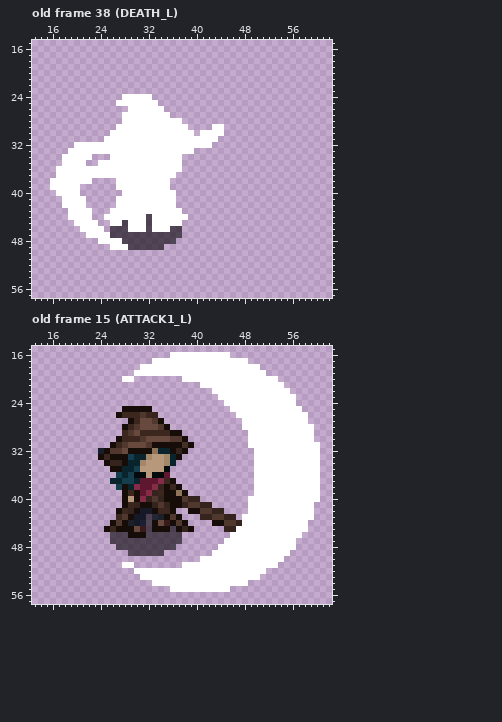
File history of a pixel-art file, Assets/Sprites/Player/Player.ase. The picture above is the old version.
64x64 pixels, 80 frames. Colours within 5 levels of each other are drawn and written as one. Shown: old frame 38 (DEATH_L): x 13..62, y 15..57; old frame 15 (ATTACK1_L): x 13..62, y 15..57. The commit also changed other frames, which this record leaves out.
Now the later version:
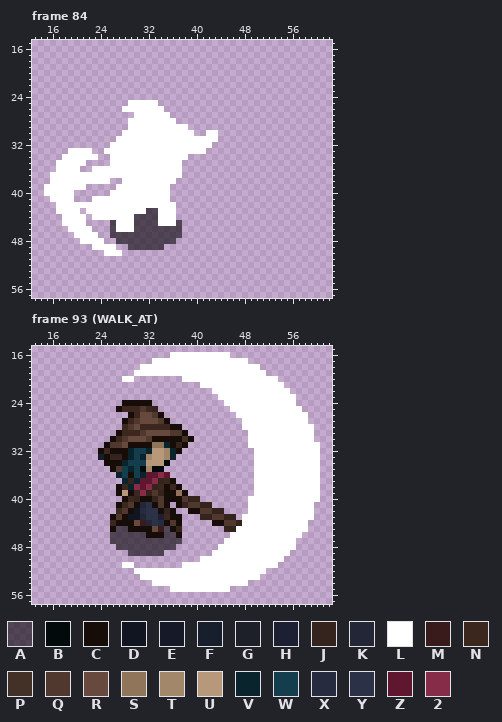
Palette (. is transparent): A #01000396  B #030a0c  C #160c08  D #111421  E #161928  F #161f2b  G #1d2029  H #1d2032  J #34241d  K #222637  L #ffffff  M #3a1b1b  N #3c271e  P #433027  Q #50382e  R #674a3d  S #90755a  T #a3876b  U #b7987a  V #0a242d  W #143e4d  X #272b3f  Y #2b3147  Z #5e172e  2 #862c49
A new or re-ordered frame is compared with the old frame closest to it.
Change:
frames 80 -> 98
Frame 84 is new; against old frame 38 (DEATH_L):
y 24: x 28..32 LLLLL -> .....
y 25: x 27..28 LL -> ..
y 26: x 28 . -> L
y 27: x 28..29 LL -> ..
y 28: x 28 L -> .; x 37 L -> .
y 29: x 27..28 LL -> ..; x 43..44 LL -> ..
y 30: x 26..27 LL -> ..; x 41 L -> .; x 44 L -> .
y 31: x 25..26 LL -> ..
y 32: x 20..25 LLLLLL -> ......
y 33: x 23..24 LL -> ..; x 40..41 .. -> LL
y 34: x 23 . -> L; x 38 . -> L
y 35: x 17 . -> L; x 24..25 LL -> ..
y 36: x 21..22 LL -> ..
y 37: x 16 . -> L; x 37 . -> L
y 38: x 23..25 ... -> LLL; x 27 L -> .; x 36 . -> L
y 39: x 15 . -> L; x 21 . -> L
y 40: x 15..16 .. -> LL; x 20 L -> .; x 26..27 .. -> LL; x 36 L -> .
y 41: x 16..17 .. -> LL; x 20..21 LL -> ..; x 23..26 .... -> LLLL; x 36 L -> .
y 42: x 17 . -> L; x 22..26 ..... -> LLLLL
y 43: x 17..18 .. -> LL; x 21 L -> .; x 23..25 ... -> LLL; x 32..33 LL -> AA; x 37 L -> .
y 44: x 18 . -> L; x 22..24 L.. -> .LL; x 30..31 LL -> AA; x 33 L -> A; x 37..38 LL -> ..
y 45: x 18..19 .. -> LL; x 22..23 LL -> ..; x 26 L -> A; x 28 A -> L; x 30..31 LL -> AA; x 33 L -> A; x 37 L -> A
y 46: x 19..20 .. -> LL; x 23..24 LL -> ..; x 27..28 AA -> LL; x 30..31 LL -> AA; x 33..35 LLL -> AAA
y 47: x 20..21 .. -> LL; x 24..25 LL -> ..
y 48: x 21..23 ... -> LLL; x 25..27 LLL -> ..A
y 49: x 23..25 ... -> LLL; x 27..28 LL -> ..
y 50: x 25..27 ... -> LLL
Frame 93 (WALK_AT) is new; against old frame 15 (ATTACK1_L):
y 24: x 28..32 ..... -> CCCCC
y 25: x 27..33 .CCCCC. -> CNNNQNJ
y 26: x 27..29 CNN -> ..C; x 31..34 QNJ. -> RRQC
y 27: x 28..30 .CN -> CNQ; x 33..35 QC. -> RQC
y 28: x 28..37 CNQRRRQC.. -> NQRNNNNNCC
y 29: x 27 . -> C; x 29..38 QRNNNNNCC. -> NNQRRRRQQC
y 30: x 26..39 .CNNNQRRRRQQC. -> CNQRRRQCCCCCPC
y 31: x 25..35 .CNQRRRQCCC -> CQQRCCCCSSV; x 37..39 CPC -> JC.
y 32: x 24..38 FCQQRCCCCSVVCJC -> CNCCCVWWVUUTVC.
y 33: x 24..27 CNCC -> FCJJ; x 29..30 WV -> VW; x 37 C -> .
y 34: x 26..31 JJCVVT -> CCVWWW; x 35..36 TV -> B.
y 35: x 27..28 CV -> QW; x 31..35 UUUUB -> BTBB.
y 36: x 27..34 WVWBBUBB -> VWCWVZZ2
y 37: x 26..29 VVWW -> ..VJ; x 33..34 Z2 -> 2J
y 38: x 27..28 WC -> CN; x 32..34 Z2J -> 2JN
y 39: x 27..34 .CNCZ2JN -> CUCN2JQJ
y 40: x 29..34 UC2JQJ -> NJCCJQ
y 41: x 27..33 .CNJCCJ -> CNQCKYC; x 35..36 JC -> C.
y 42: x 27..35 CNJCEECNN -> NQCDXYYCJ
y 43: x 26..36 .NQCEEAKGCQ -> CQCDDKYYHNC
y 44: x 26..27 CQ -> NC; x 29..38 GEHACRMCQC -> CRMKYXCQC.
y 45: x 25..28 CNCC -> .CAA; x 30..39 RMACCCACJC -> CCCRMACJ..
y 46: x 29..34 CCCAAA -> AAACCC; x 37 A -> C
Where, in picture pixels (left, top, right, bottom), the same in both pictures:
changed: (44, 94, 224, 256)
changed: (98, 400, 194, 538)
